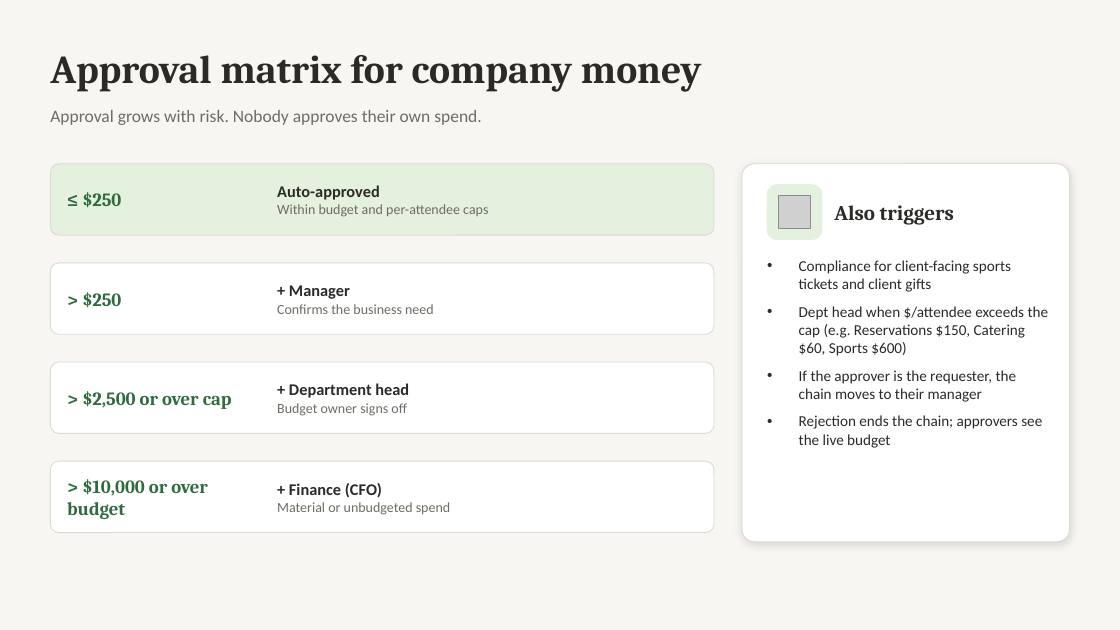
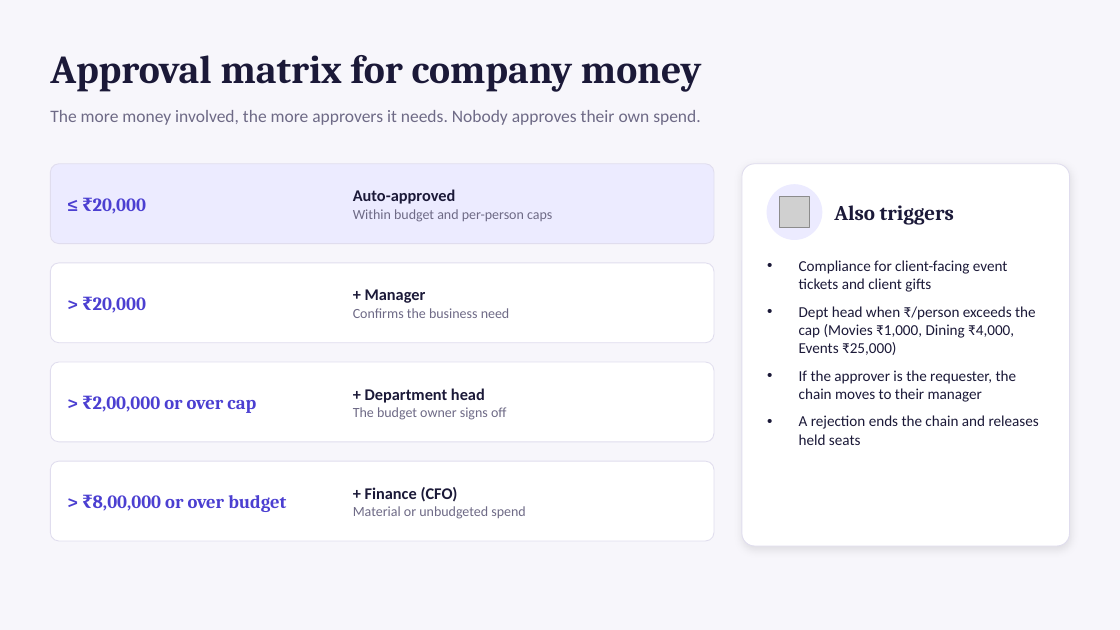
Before and after one commit to madhukambampati/API, a slide deck: slide 8 of entertainment-os/docs/Entertainment-OS-Overview.pptx (slide 6 before the commit). Drawn at 1120x630 pixels with LibreOffice and Linux fonts; fonts in the diff are those of the drawing; grey boxes stand for pictures. Boxes give left, top, right and bottom in pixels: in the first picture for what was removed or moved away, otherwise in the second. Text is boxed around its words. In the diff, an @@ line names an element or a change of style, - is before the commit and + after.

```diff
--- a/entertainment-os/docs/Entertainment-OS-Overview.pptx
+++ b/entertainment-os/docs/Entertainment-OS-Overview.pptx
@@ background #F7F6F2 to #F7F6FB @@
@@ text "Approval matrix for company money" at <box>50,55,701,92</box>: text colour #2B2A27 to #1B1938 @@
@@ text at <box>50,110,700,125</box>: text changed; text colour #6F6C64 to #6E6A86 @@
-Approval grows with risk. Nobody approves their own spend.
+The more money involved, the more approvers it needs. Nobody approves their own spend.
@@ rounded rectangle: place and size @@
-rounded rectangle at <box>50,164,714,235</box>
+rounded rectangle at <box>50,164,714,244</box>
@@ rounded rectangle at <box>50,164,714,244</box>: fill #E4F1DF to #ECEBFF; outline #DDD9CF 0.75 pt to #E0DDEE 0.75 pt; proportions changed @@
@@ text "Auto-approved": place and size @@
-text "Auto-approved" at <box>277,185,488,217</box>
+text "Auto-approved" at <box>353,189,552,222</box>
@@ rounded rectangle: place and size @@
-rounded rectangle at <box>742,164,1070,542</box>
+rounded rectangle at <box>742,164,1070,546</box>
@@ rounded rectangle at <box>742,164,1070,546</box>: outline #DDD9CF 0.75 pt to #E0DDEE 0.75 pt; shadow changed @@
@@ text removed at <box>82,192,121,208</box> @@
-≤ $250
@@ text added at <box>93,198,146,213</box>, 16 pt, text #4B3FD1, bold @@
+≤ ₹20,000
@@ text at <box>353,209,552,222</box>: text changed; text colour #6F6C64 to #6E6A86 @@
-Within budget and per-attendee caps
+Within budget and per-person caps
@@ text at <box>353,189,456,204</box>: text colour #2B2A27 to #1B1938 in "Auto-approved" @@
@@ rounded rectangle removed at <box>767,185,822,239</box> @@
@@ ellipse added at <box>767,185,822,239</box>, fill #ECEBFF, outline #ECEBFF 1 pt @@
@@ text "Also triggers" at <box>834,205,954,225</box>: text colour #2B2A27 to #1B1938 @@
@@ rounded rectangle: place and size @@
-rounded rectangle at <box>50,263,714,334</box>
+rounded rectangle at <box>50,263,714,343</box>
@@ text "+ Manager": place and size @@
-text "+ Manager" at <box>277,285,434,314</box>
+text "+ Manager" at <box>353,289,510,318</box>
@@ text "+ Manager" at <box>353,289,510,318</box>: text colour #2B2A27 to #1B1938 in "+ Manager"; text colour #6F6C64 to #6E6A86 in "Confirms the business need" @@
@@ text at <box>799,260,1036,355</box>: text changed; text colour #2B2A27 to #1B1938 @@
-• Compliance for client-facing sports tickets and client gifts
-• Dept head when $/attendee exceeds the cap (e.g. Reservations $150, Catering $60, Sports $600)
+• Compliance for client-facing event tickets and client gifts
+• Dept head when ₹/person exceeds the cap (Movies ₹1,000, Dining ₹4,000, Events ₹25,000)
@@ text removed at <box>82,292,121,308</box> @@
-> $250
@@ text added at <box>93,297,146,312</box>, 16 pt, text #4B3FD1, bold @@
+> ₹20,000
@@ rounded rectangle: place and size @@
-rounded rectangle at <box>50,362,714,434</box>
+rounded rectangle at <box>50,362,714,442</box>
@@ text "+ Department head": place and size @@
-text "+ Department head" at <box>277,383,409,416</box>
+text "+ Department head" at <box>353,388,507,420</box>
@@ text at <box>365,388,485,403</box>: text colour #2B2A27 to #1B1938 in "+ Department head" @@
@@ text at <box>799,370,1017,402</box>: text colour #2B2A27 to #1B1938 in "If the approver is the requester, the ..." @@
@@ text at <box>93,396,256,413</box>: text changed; text colour #2F6B3F to #4B3FD1 @@
-> $2,500 or over cap
+> ₹2,00,000 or over cap
@@ text at <box>353,407,507,420</box>: text changed; text colour #6F6C64 to #6E6A86 @@
-Budget owner signs off
+The budget owner signs off
@@ text at <box>799,415,1039,445</box>: text changed; text colour #2B2A27 to #1B1938 @@
-• Rejection ends the chain; approvers see the live budget
+• A rejection ends the chain and releases held seats
@@ outline #DDD9CF 0.75 pt to #E0DDEE 0.75 pt; proportions changed in 3 elements at <box>50,263,714,343</box>, <box>50,362,714,442</box>, <box>50,461,714,541</box> @@
@@ rounded rectangle: place and size @@
-rounded rectangle at <box>50,461,714,533</box>
+rounded rectangle at <box>50,461,714,541</box>
@@ text "+ Finance (CFO)": place and size @@
-text "+ Finance (CFO)" at <box>277,483,450,515</box>
+text "+ Finance (CFO)" at <box>353,487,525,519</box>
@@ text "+ Finance (CFO)" at <box>353,487,525,519</box>: text colour #2B2A27 to #1B1938 in "+ Finance (CFO)"; text colour #6F6C64 to #6E6A86 in "Material or unbudgeted spend" @@
@@ text at <box>93,495,286,512</box>: text changed; text colour #2F6B3F to #4B3FD1 @@
-> $10,000 or over budget
+> ₹8,00,000 or over budget
```
Also in this commit, not shown: 8 other slides changed, 4 slides added, 2 slides removed, 24 other files.
